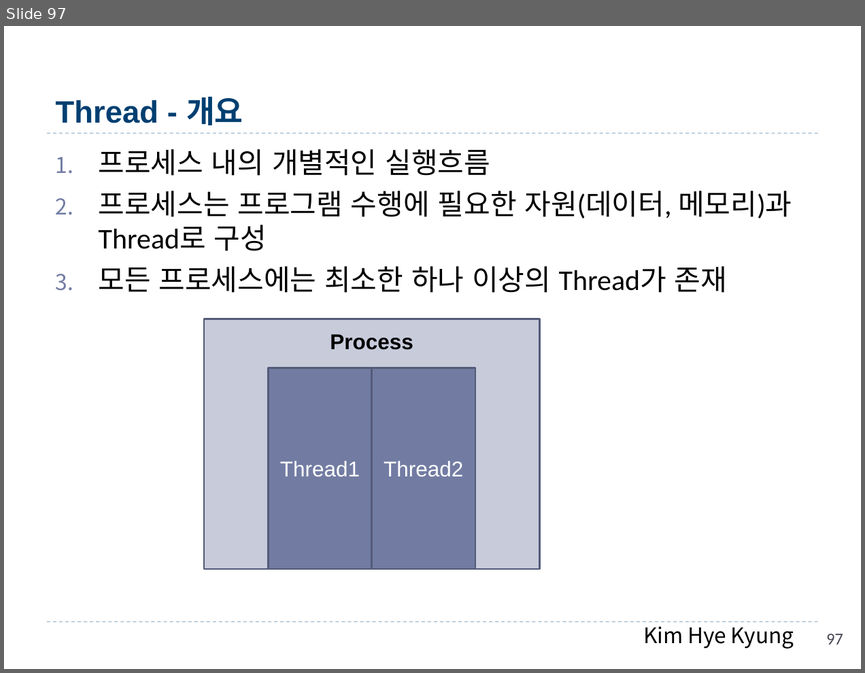
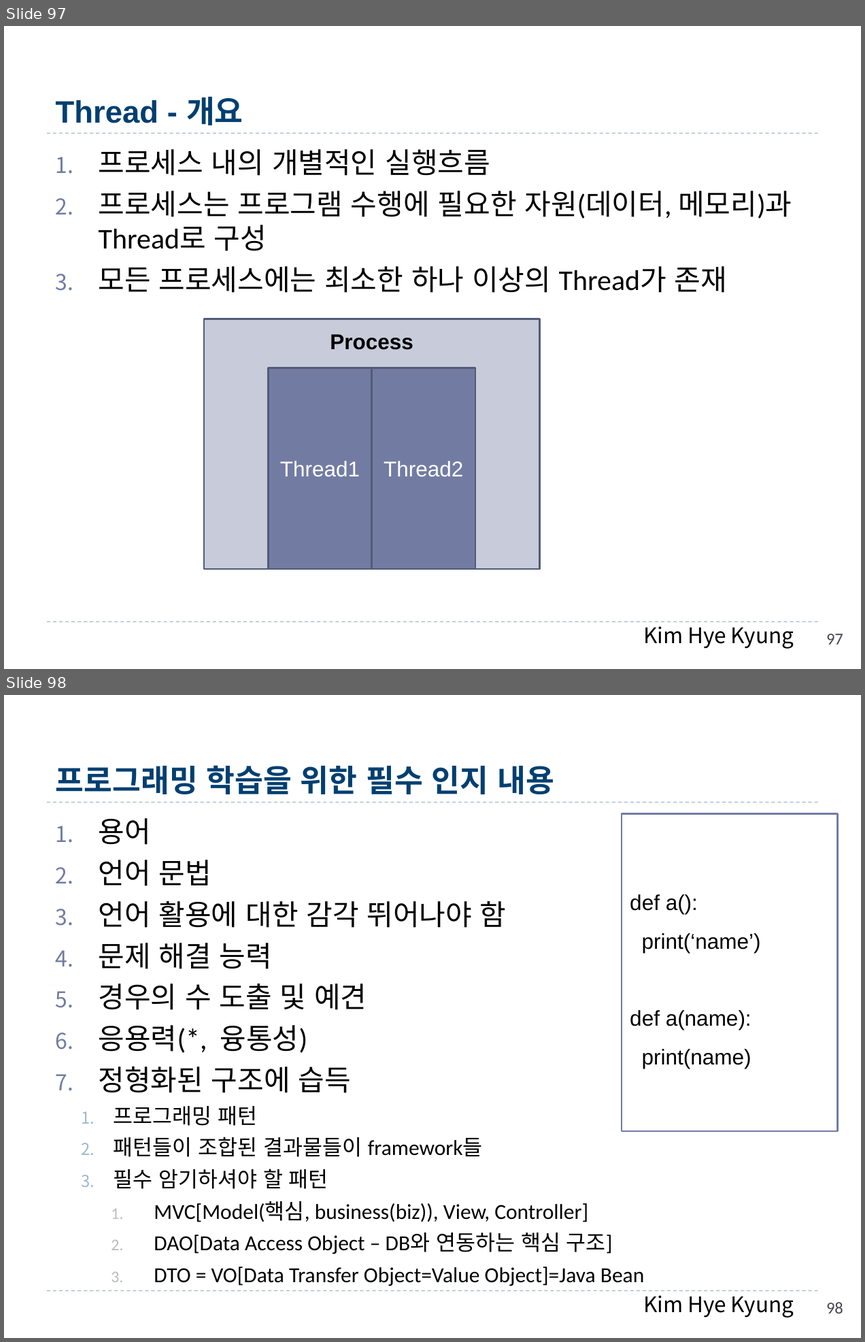
Before and after one commit to hwanginbeom/bigData, a slide deck: 1.Java_김혜경.pptx. Shown one above the other, each under a label of ours: slide 97 before the commit, slides 97 and 98 after it. The pictures are 865x673 and 865x1342 pixels, drawn with LibreOffice and Linux fonts; fonts in the diff are those of the drawing. Boxes give left, top, right and bottom in pixels: in the first picture for what was removed or moved away, otherwise in the second. Text is boxed around its words. In the diff, an @@ line names an element or a change of style, - is before the commit and + after.

```diff
--- a/1.Java_김혜경.pptx
+++ b/1.Java_김혜경.pptx
@@ slide 98 added at box(4, 695, 861, 1338), background #FFFFFF; not listed: 3 template elements that a slide beside it also shows @@
@@ title added at box(56, 765, 554, 794), 26 pt, text #003F71, bold @@
+프로그래밍 학습을 위한 필수 인지 내용
@@ rectangle added at box(621, 814, 837, 1131), fill #FFFFFF, outline #727CA3 1.5 pt, 18 pt, text #000000 @@
+def a():
+print(‘name’)
+def a(name):
+print(name)
@@ text added at box(99, 818, 644, 1285), 18 pt, text #000000 @@
+1. 용어
+2. 언어 문법
+3. 언어 활용에 대한 감각 뛰어나야 함
+4. 문제 해결 능력
+5. 경우의 수 도출 및 예견
+6. 응용력(*, 융통성)
+7. 정형화된 구조에 습득
+  1. 프로그래밍 패턴
+  2. 패턴들이 조합된 결과물들이 framework들
+  3. 필수 암기하셔야 할 패턴
+    1. MVC[Model(핵심, business(biz)), View, Controller]
+    2. DAO[Data Access Object – DB와 연동하는 핵심 구조]
+    3. DTO = VO[Data Transfer Object=Value Object]=Java Bean
@@ page number added at box(826, 1302, 843, 1313), 14 pt, text #464653 @@
+98
```
Also in this commit, not shown: 2 other slides added.
